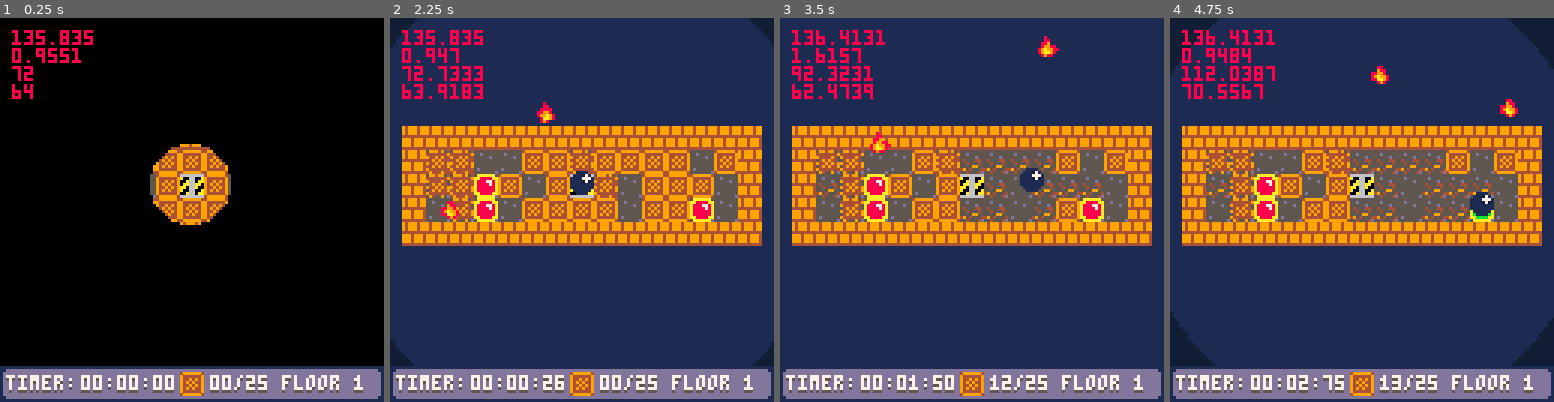
Above: before the commit, frames 1-4 (left to right).
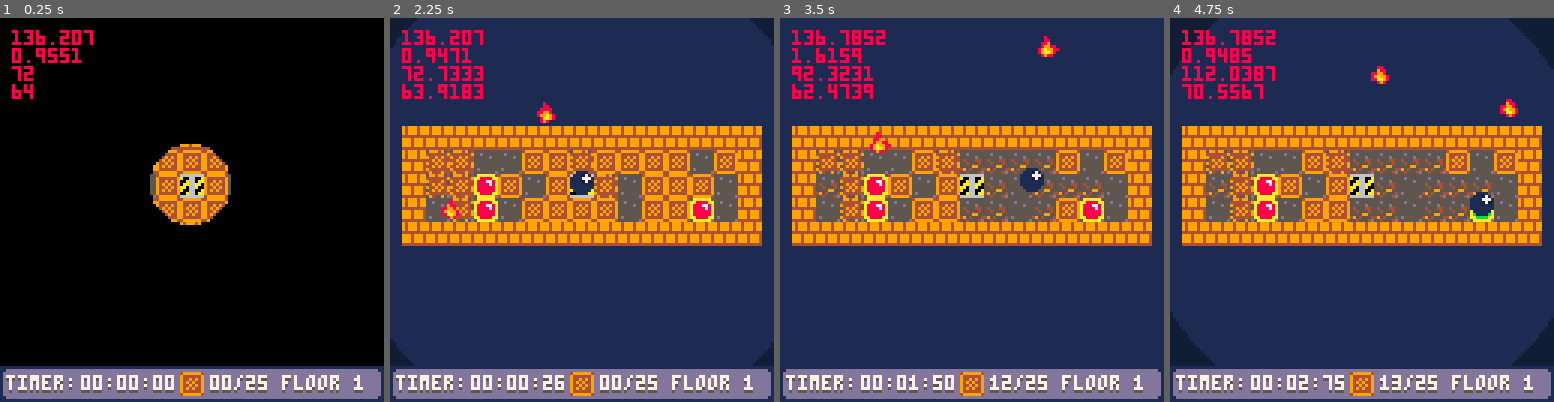
Above: after the commit, the same moments.

Repository: SHKBRD/P8CrateBall
Game: PICO-8 cartridge balltest24.p8
Two runs of this game, one before a commit and one after it. Both use one fixed random seed, a clock stepped at 60 frames per second and the inputs below.
Inputs:
- Up to frame 1 (0.25 s): no input
- Up to frame 2 (2.25 s): tap X (X key) at 0.33, 1.07, 1.85 s; tap O (Z key) at 0.7, 1.7, 2.1 s; hold Right 1.6-2.1 s; hold Up from 2.15 s (still down)
- Up to frame 3 (3.5 s): release Up at 2.42 s; hold Right 2.47-3.03 s; tap O (Z key) at 2.5, 2.9, 3.3 s; tap X (X key) at 2.97 s; hold Left from 3.08 s (still down)
- Up to frame 4 (4.75 s): release Left at 3.58 s; hold Down 3.63-3.97 s; tap O (Z key) at 3.7, 4.1, 4.5 s; hold Right 4.02-4.68 s; tap X (X key) at 4.08 s; hold Up from 4.73 s (still down)

The runs differ from the first frame. In frame 1, less than 0.1% of the frame differs, in the area x 9-25%, y 3-8%; in frame 2, 0.1%; in frame 3, 0.2%; in frame 4, 0.2%, in the area x 15-28%, y 3-12%.

Commit message:
add trapdoor sfx logic

Diff:
--- a/balltest24.p8
+++ b/balltest24.p8
@@ -159,6 +159,12 @@
 end
 
 function trpupdate()
+
+	if trpopen and trpdrx == 0 then
+		sfx(6, 3)
+	elseif not trpopen and trpdrx == 4 then
+		sfx(7, 3)
+	end
 
 	if trpopen then
 		trpdrx += 0.25
